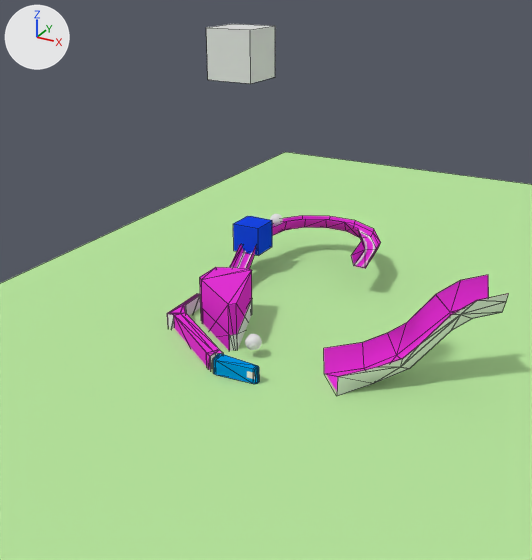
The Blender file wire_forms_clean.blend, before and after one commit.
Before and after are seen from a camera (50 mm lens) standing at (10.25, -12.04, 5.98) and looking at (5.1, -2.69, 1.3). Arrows for +X, +Y and +Z are at upper left; the lights stay in place. Mesh edges are drawn as thin lines on the coarser meshes.

The scene before the commit, as lines of its bpy script (objects in view):
```python
me_collision = bpy.data.meshes.new('collision')
me_collision.from_pydata(...)  # 24 vertices, 44 faces; spans x -0.053..0.709, y -0.108..0.109, z -0.128..0.132
me_collision.materials.append(mat_physics_rubber)  # blue #0093e7
me_cube_003 = bpy.data.meshes.new('Cube.003')
me_cube_003.from_pydata(...)  # a box spanning x -1.0..1.0, y -1.0..1.0, z -1.0..1.0
me_cube_003.materials.append(mat_ghosts)  # blue #1846e7
me_mesh_002 = bpy.data.meshes.new('Mesh.002')
me_mesh_002.from_pydata(...)  # 28 vertices, 29 faces; spans x 0.062..0.652, y -1.858..-0.414, z -0.001..0.465
me_mesh_002.polygons.foreach_set('use_smooth', [True] * 29)
me_mesh_002.materials.append(mat_invisble_001)  # pink #e733d8
ob_flipper_001 = bpy.data.objects.new('FLIPPER_001', me_collision)
ob_flipper_001.location = (4.76, -3.6, 0.14)
ob_p_ramp2 = bpy.data.objects.new('P_ramp2', me_mesh_002)
ob_p_ramp2.location = (8.39, -0.55, 0.0)
ob_p_ramp2.rotation_euler = (0.0, 0.0, -0.81)  # degrees (0, 0, -46)
ob_p_ramp2.scale = (1.71, 1.71, 3.42)
ob_switch_001 = bpy.data.objects.new('SWITCH_001', me_cube_003)
ob_switch_001.location = (3.16, 0.3, 0.74)
ob_switch_001.scale = (0.291, 0.291, 0.291)
# also in view: 'visual inlane' at (3.94, -2.55, -0.01); 'Plane' at (5.72, 0.08, 0.0); 'P_left_inlane' at (3.93, -2.55, 0.27); 'visual ramp2' at (7.41, -2.41, 0.79); 'Cube' at (5.45, -3.94, 4.89)
```
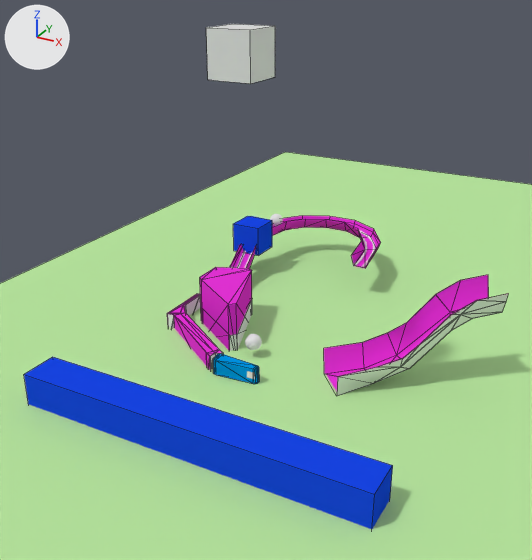
Changed parts and their boxes (x1, y1, x2, y2) in the pictures (532 x 560 px):
'SWITCH_001', moved, rescaled (825% wider, 322% taller): before (233, 216, 272, 256); after (24, 357, 393, 529)
'SWITCH_000', unchanged, uncovered by the edit: after (233, 216, 272, 256)

What the commit changed:
Object 'SWITCH_001' (ob_switch_001) moves from (3.16, 0.3, 0.74) to (5.48, -5.42, 0.21).
Object 'SWITCH_001' (ob_switch_001) is rescaled from (0.291, 0.291, 0.291) to (2.67, 0.291, 0.291).
